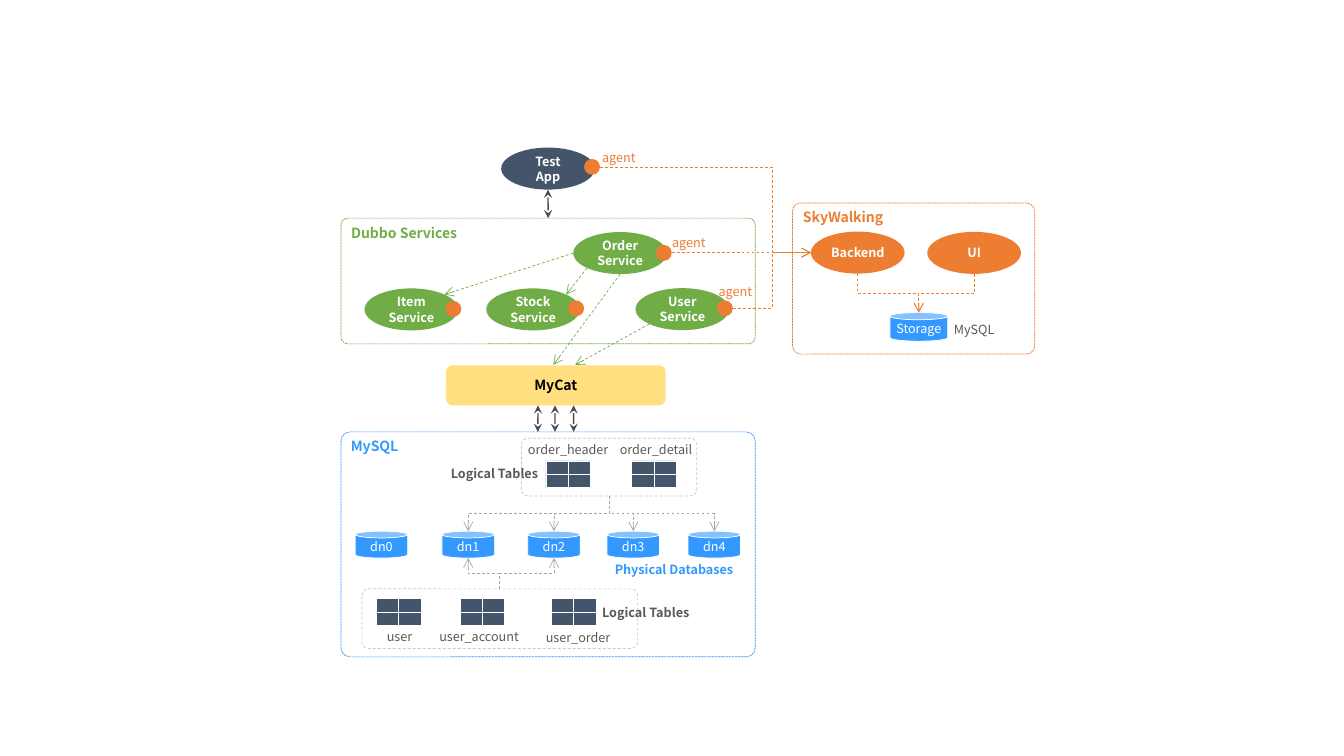
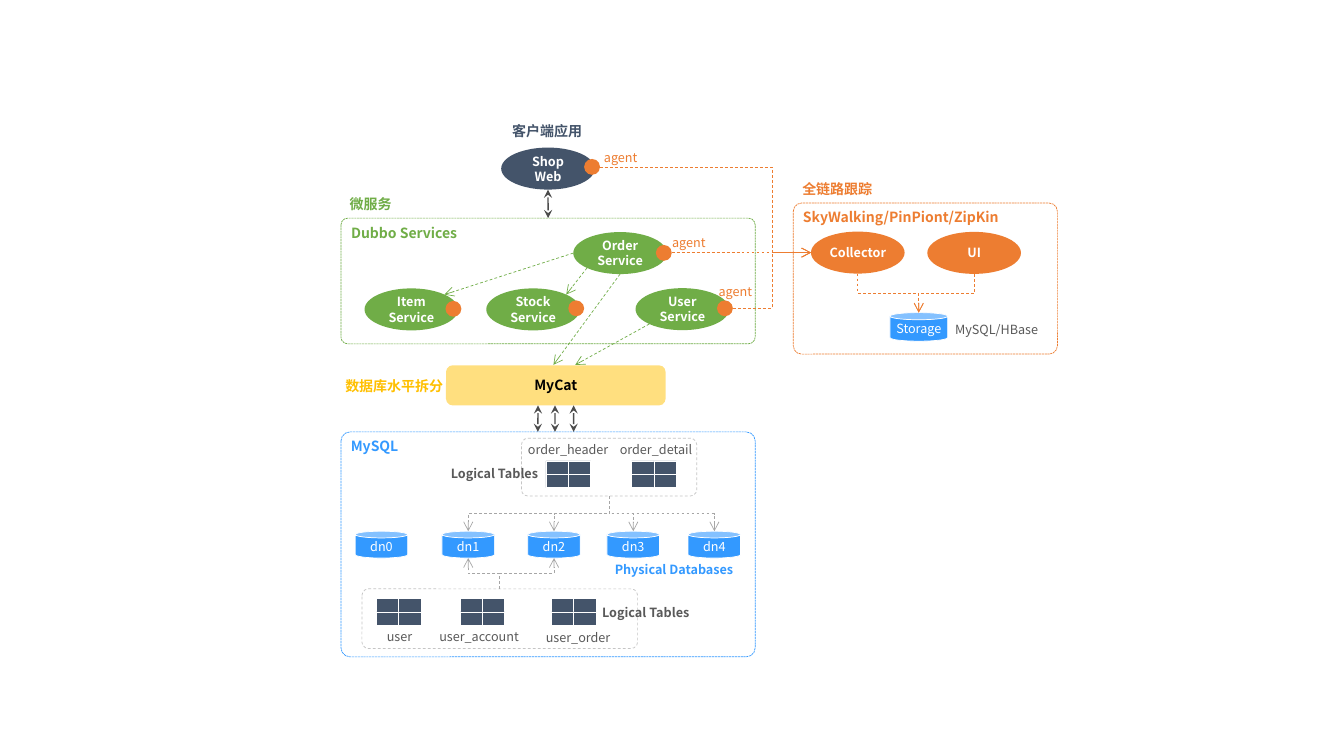
Before and after one commit to liuzhibin-cn/my-demo, a slide deck: slide 1 of docs/source.pptx. Drawn at 1344x756 pixels with LibreOffice and Linux fonts; fonts in the diff are those of the drawing. Boxes give left, top, right and bottom in pixels: in the first picture for what was removed or moved away, otherwise in the second. Text is boxed around its words. In the diff, an @@ line names an element or a change of style, - is before the commit and + after.

```diff
--- a/docs/source.pptx
+++ b/docs/source.pptx
@@ text added at (512, 124, 582, 137), 10 pt, text #44546A, bold @@
+客户端应用
@@ text in ellipse at (532, 156, 564, 181): text changed @@
-Test
-App
+Shop
+Web
@@ text added at (350, 196, 392, 214), 10 pt, text #70AD47, bold @@
+微服务
@@ rounded rectangle: place and size @@
-rounded rectangle at (792, 203, 1034, 354)
+rounded rectangle at (793, 203, 1058, 354)
@@ text added at (802, 180, 872, 198), 10 pt, text #ED7D31, bold @@
+全链路跟踪
@@ text at (803, 210, 999, 226): text changed @@
-SkyWalking
+SkyWalking/PinPiont/ZipKin
@@ text in ellipse at (830, 247, 886, 257): text changed @@
-Backend
+Collector
@@ text at (955, 324, 1038, 337): text changed @@
-MySQL
+MySQL/HBase
@@ text added at (345, 379, 443, 393), 10 pt, text #FFC000, bold @@
+数据库水平拆分
```
Also in this commit, not shown: 18 other files.
